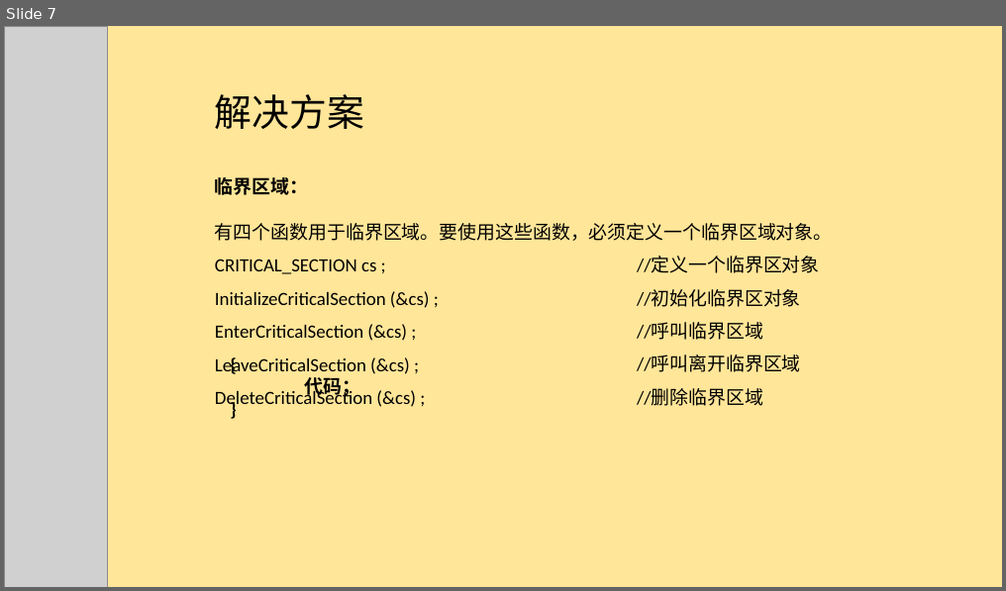
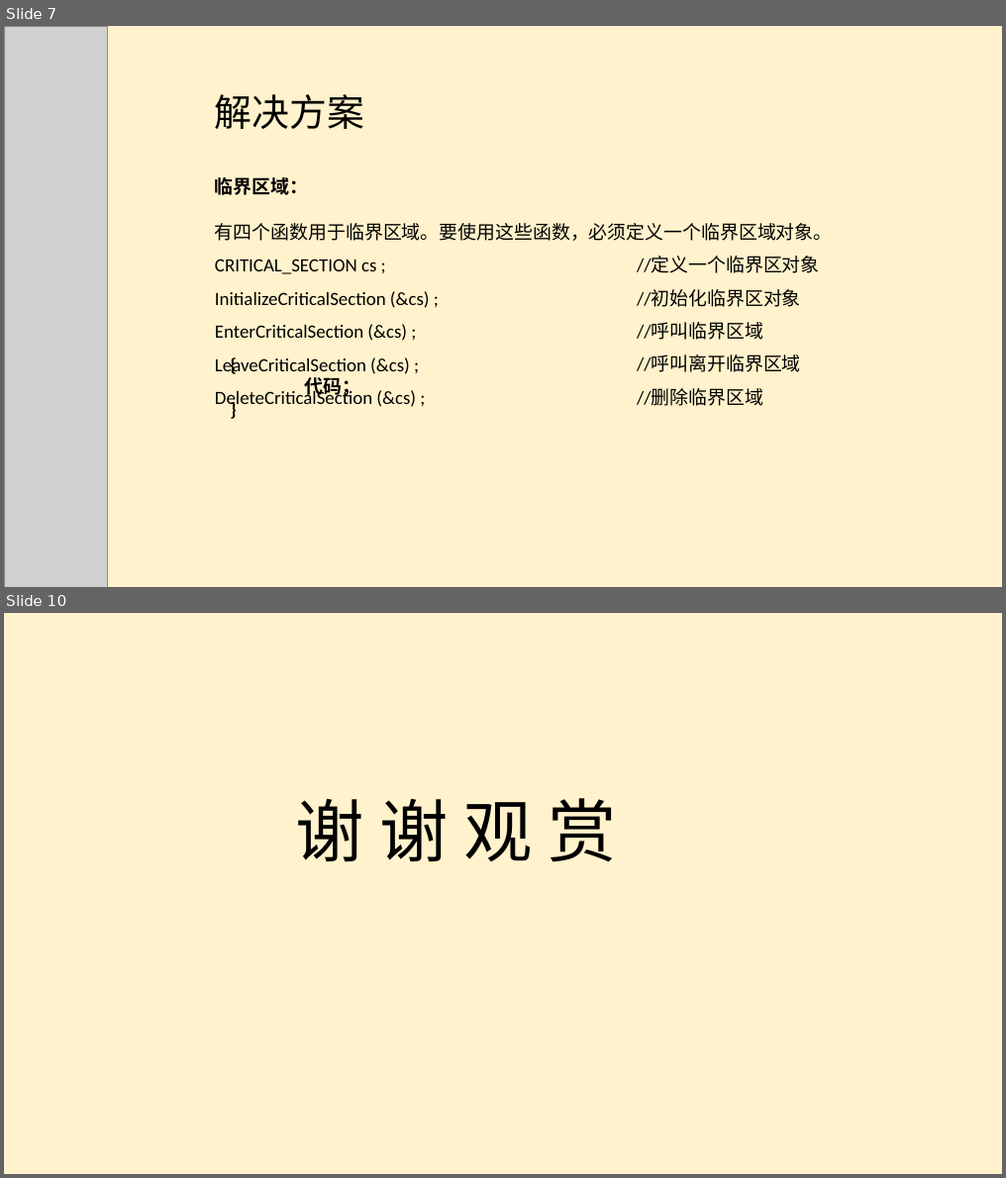
Before and after one commit to CatherineIsNotHere/MyStudyProject, a slide deck: huiZhongLesson/答辩文件/天津软件1班_C++游戏_柴彧_打字游戏/打字游戏.pptx. Shown one above the other, each under a label of ours: slide 7 before the commit, slides 7 and 10 after it; the slides between them are not shown. The pictures are 1006x591 and 1006x1178 pixels, drawn with LibreOffice and Linux fonts; fonts in the diff are those of the drawing; grey boxes stand for pictures. Boxes give left, top, right and bottom in pixels: in the first picture for what was removed or moved away, otherwise in the second. Text is boxed around its words. In the diff, an @@ line names an element or a change of style, - is before the commit and + after.

```diff
--- a/huiZhongLesson/答辩文件/天津软件1班_C++游戏_柴彧_打字游戏/打字游戏.pptx
+++ b/huiZhongLesson/答辩文件/天津软件1班_C++游戏_柴彧_打字游戏/打字游戏.pptx
@@ slide 10 added at (4, 613, 1002, 1174), background #FFF2CC @@
@@ text added at (296, 798, 616, 862), 66 pt, text #000000 @@
+谢 谢 观 赏
@@ slide 7 changed as well @@
@@ background #FFE699 to #FFF2CC @@
```
Also in this commit, not shown: 8 other slides changed, 1 slide removed, 4 other files.
